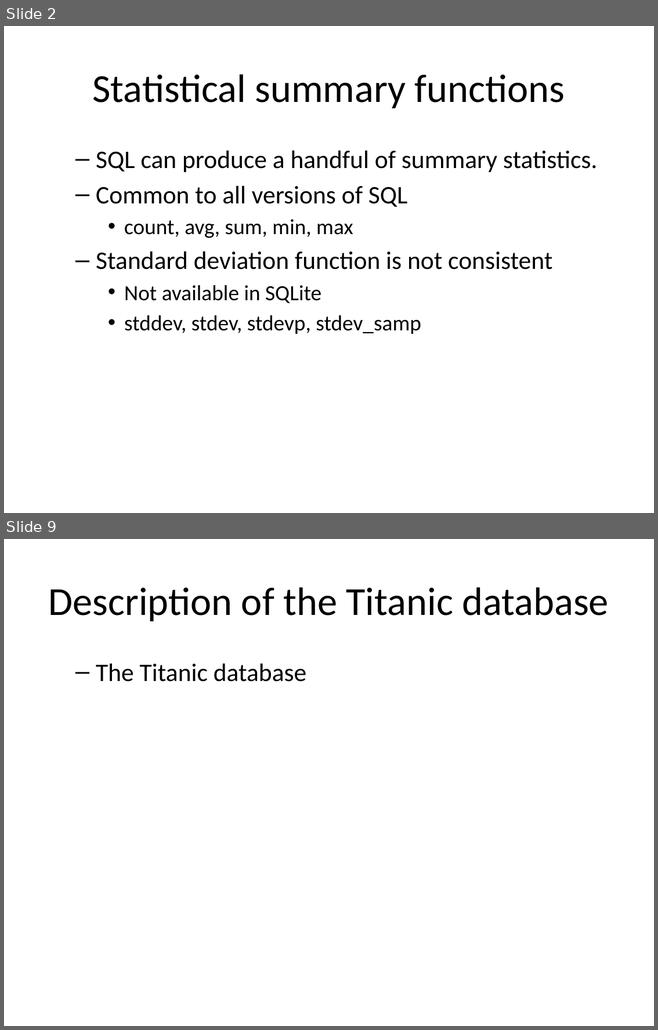
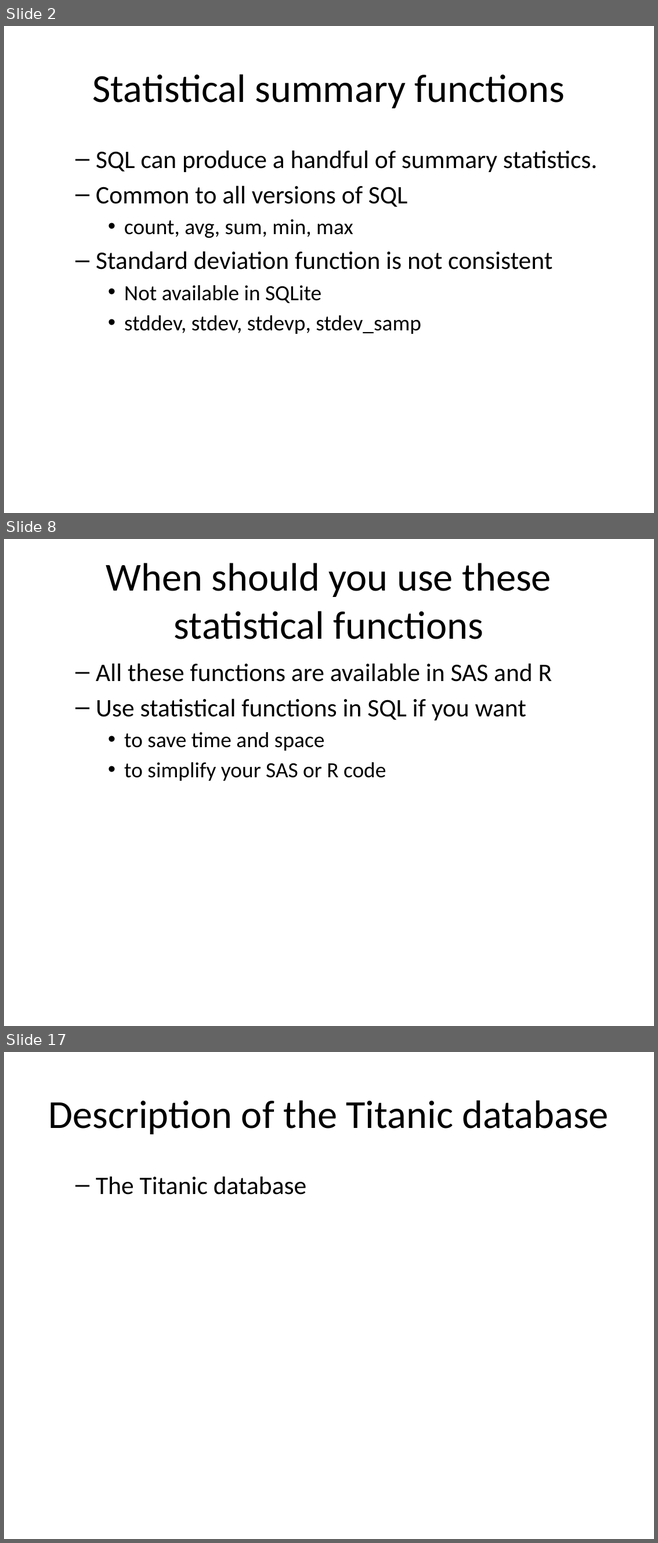
Before and after one commit to pmean/introduction-to-sql, a slide deck: src/stats.pptx. Shown one above the other, each under a label of ours: slides 2 and 9 before the commit, slides 2, 8 and 17 after it; the slides between them are not shown. The pictures are 658x1030 and 658x1543 pixels, drawn with LibreOffice and Linux fonts; fonts in the diff are those of the drawing. Boxes give left, top, right and bottom in pixels: in the first picture for what was removed or moved away, otherwise in the second. Text is boxed around its words. In the diff, an @@ line names an element or a change of style, - is before the commit and + after.

```diff
--- a/src/stats.pptx
+++ b/src/stats.pptx
@@ slide 8 added at box(4, 539, 654, 1026), background #FFFFFF @@
@@ title added at box(106, 563, 551, 639), 44 pt, text #000000 @@
+When should you use these statistical functions
@@ text added at box(96, 663, 552, 781), 28 pt, text #000000 @@
+  – All these functions are available in SAS and R
+  – Use statistical functions in SQL if you want
+    • to save time and space
+    • to simplify your SAS or R code
@@ what was slide 9 is now slide 17 @@
```
Also in this commit, not shown: 6 slides changed, 7 other slides added, 1 other file.
